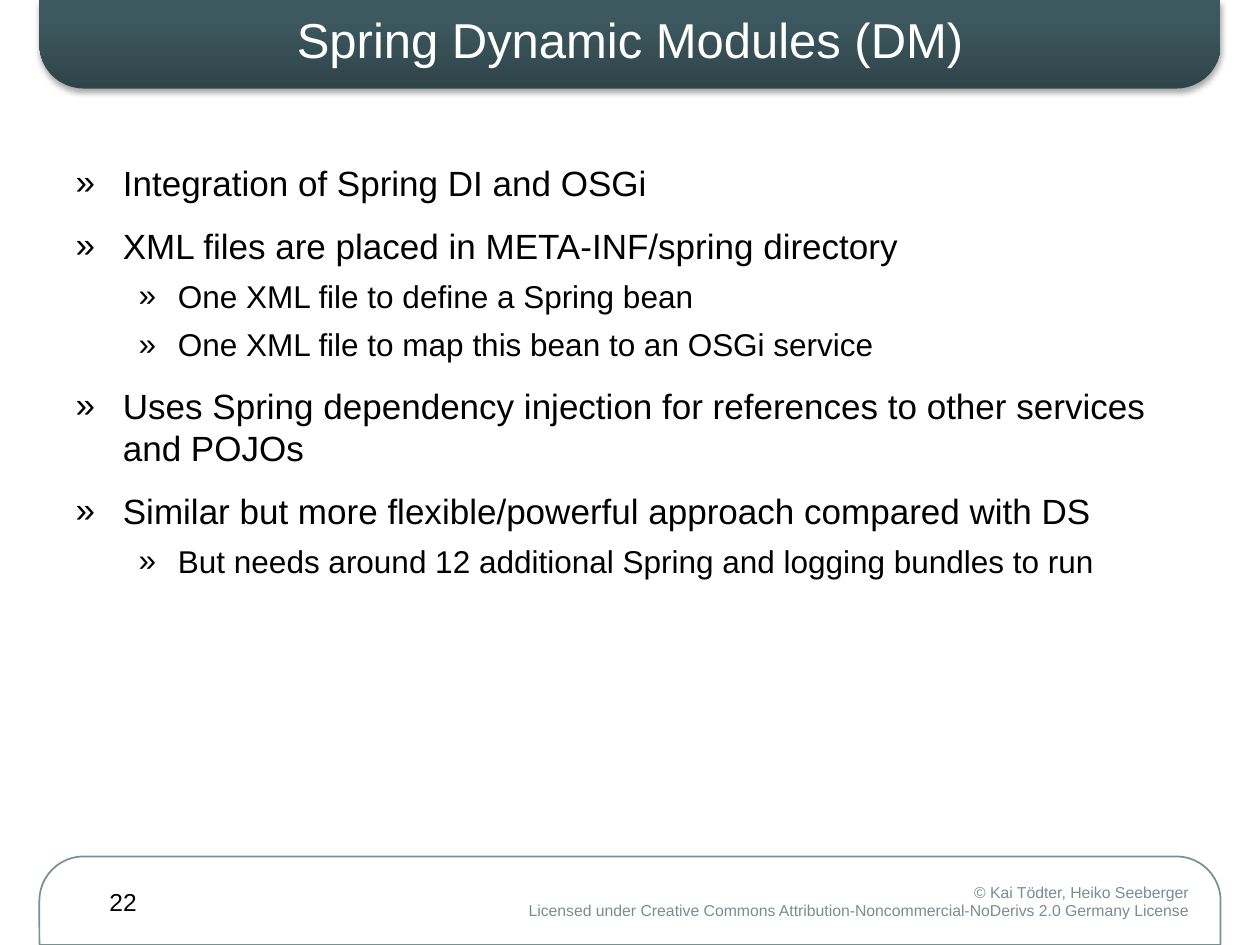
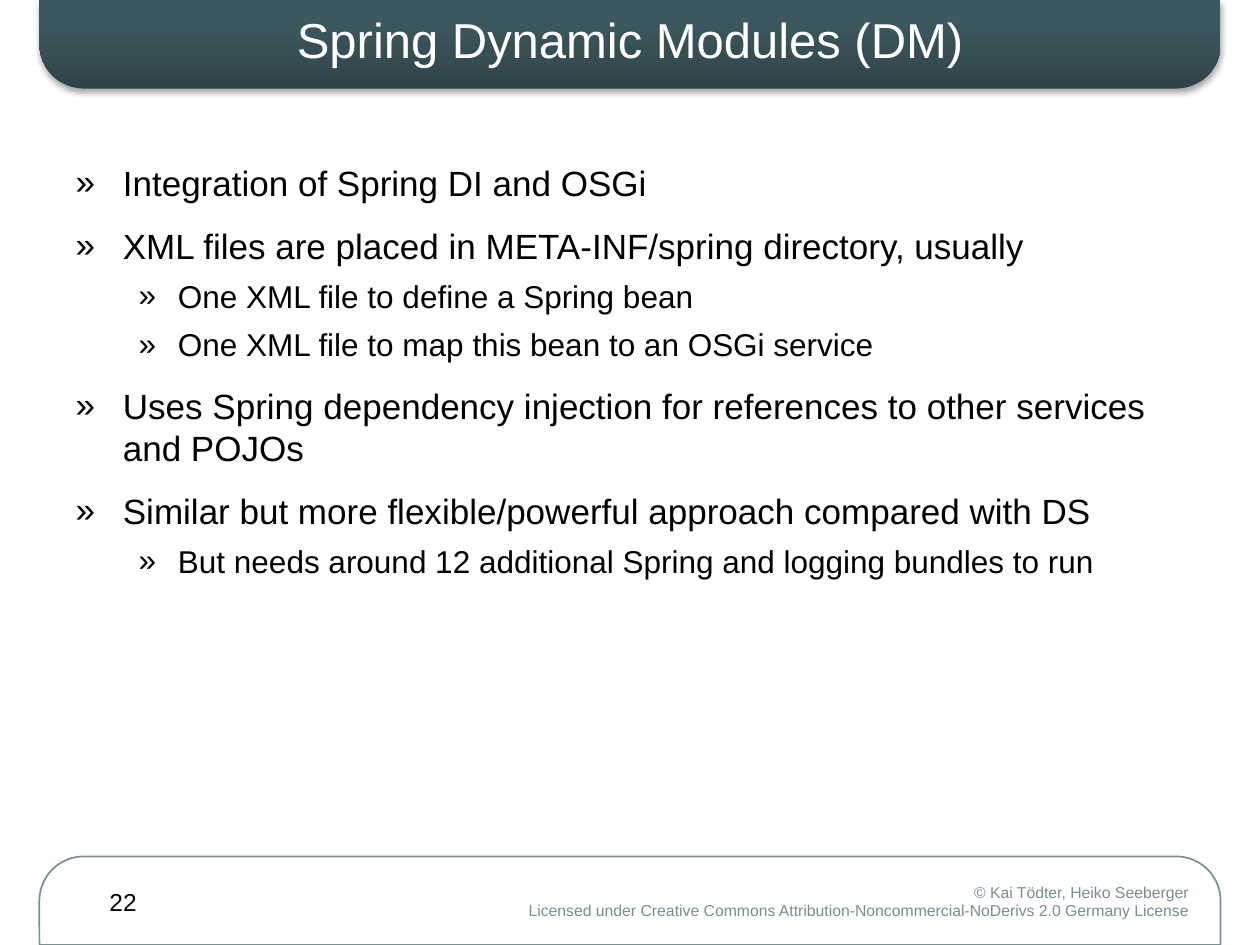
Before and after one commit to osgi-forks/osgi-person-manager, a slide deck: slide 22 of presentations/WJAX2008 DS-DM.pptx. Drawn at 1260x945 pixels with LibreOffice and Linux fonts; fonts in the diff are those of the drawing. Boxes give left, top, right and bottom in pixels: in the first picture for what was removed or moved away, otherwise in the second. Text is boxed around its words. In the diff, an @@ line names an element or a change of style, - is before the commit and + after.

```diff
--- a/presentations/WJAX2008 DS-DM.pptx
+++ b/presentations/WJAX2008 DS-DM.pptx
@@ text at [123,233,1023,266]: text changed @@
-» XML files are placed in META-INF/spring directory
+» XML files are placed in META-INF/spring directory, usually
```
Also in this commit, not shown: 4 other slides changed, 1 slide removed, 1 other file.
